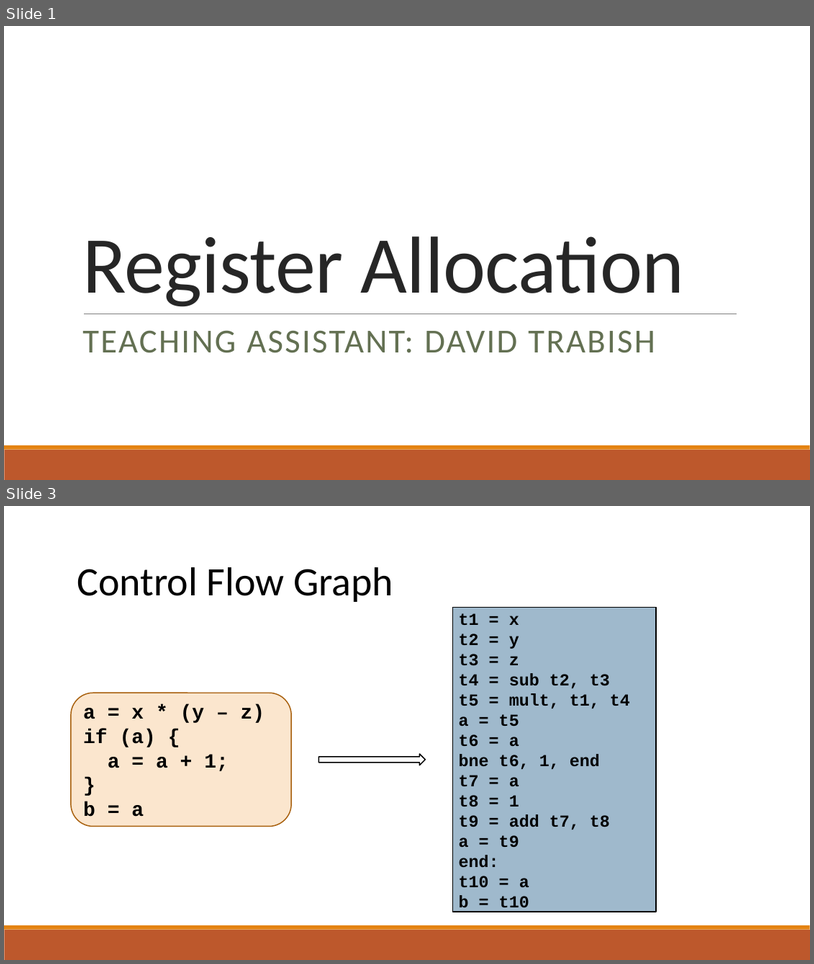
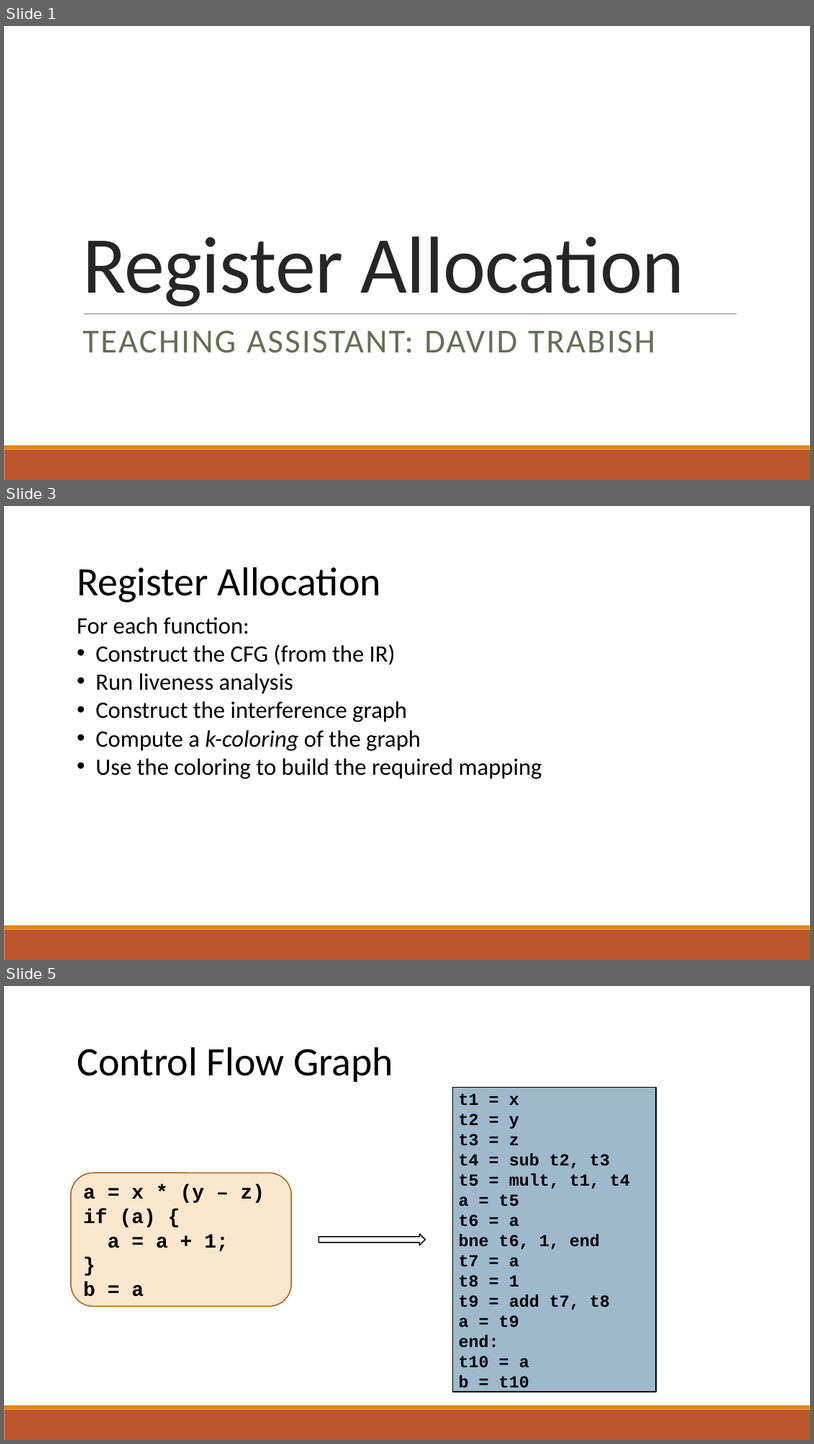
Before and after one commit to raghadzeidan/COMPILATION_TAU_FOR_STUDENTS, a slide deck: new_slides/register_allocation.pptx. Shown one above the other, each under a label of ours: slides 1 and 3 before the commit, slides 1, 3 and 5 after it; the slides between them are not shown. The pictures are 814x964 and 814x1444 pixels, drawn with LibreOffice and Linux fonts; fonts in the diff are those of the drawing. Boxes give left, top, right and bottom in pixels: in the first picture for what was removed or moved away, otherwise in the second. Text is boxed around its words. In the diff, an @@ line names an element or a change of style, - is before the commit and + after.

```diff
--- a/new_slides/register_allocation.pptx
+++ b/new_slides/register_allocation.pptx
@@ slide 3 added at bbox=[4, 506, 810, 960], background #FFFFFF; not listed: 2 template elements that a slide beside it also shows @@
@@ text added at bbox=[77, 567, 381, 602], 48 pt, text #000000 @@
+Register Allocation
@@ text added at bbox=[77, 617, 543, 779], 28 pt, text #000000 @@
+For each function:
+• Construct the CFG (from the IR)
+• Run liveness analysis
+• Construct the interference graph
+• Compute a k-coloring of the graph
+• Use the coloring to build the required mapping
@@ what was slide 3 is now slide 5 @@
```
Also in this commit, not shown: 4 slides changed, 5 other slides added, 1 other file.
